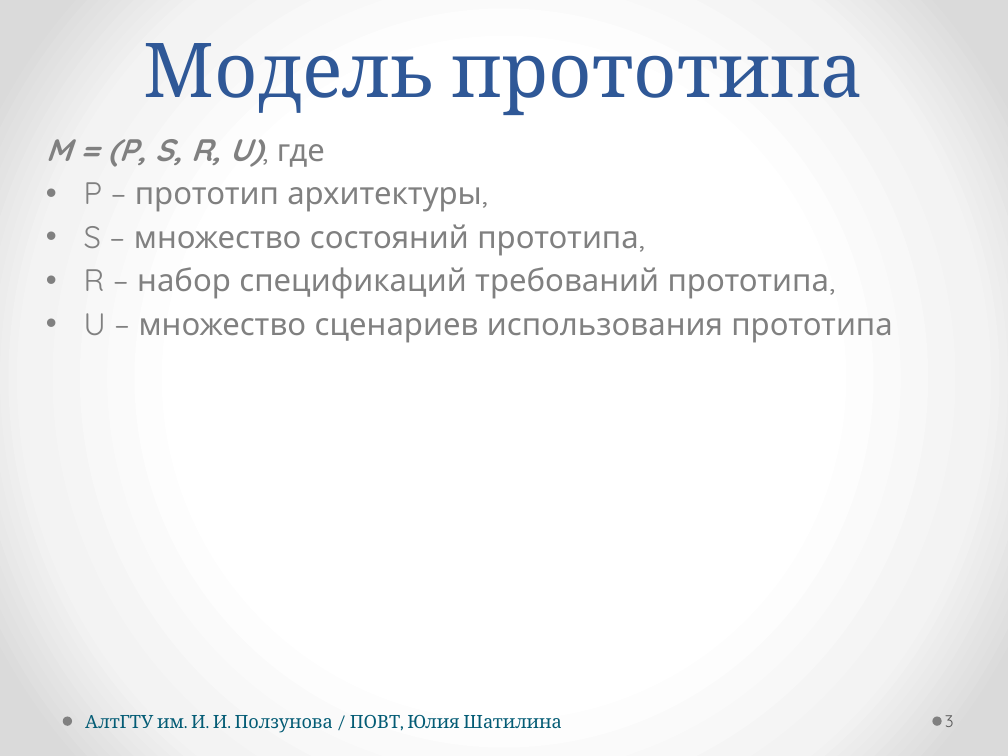
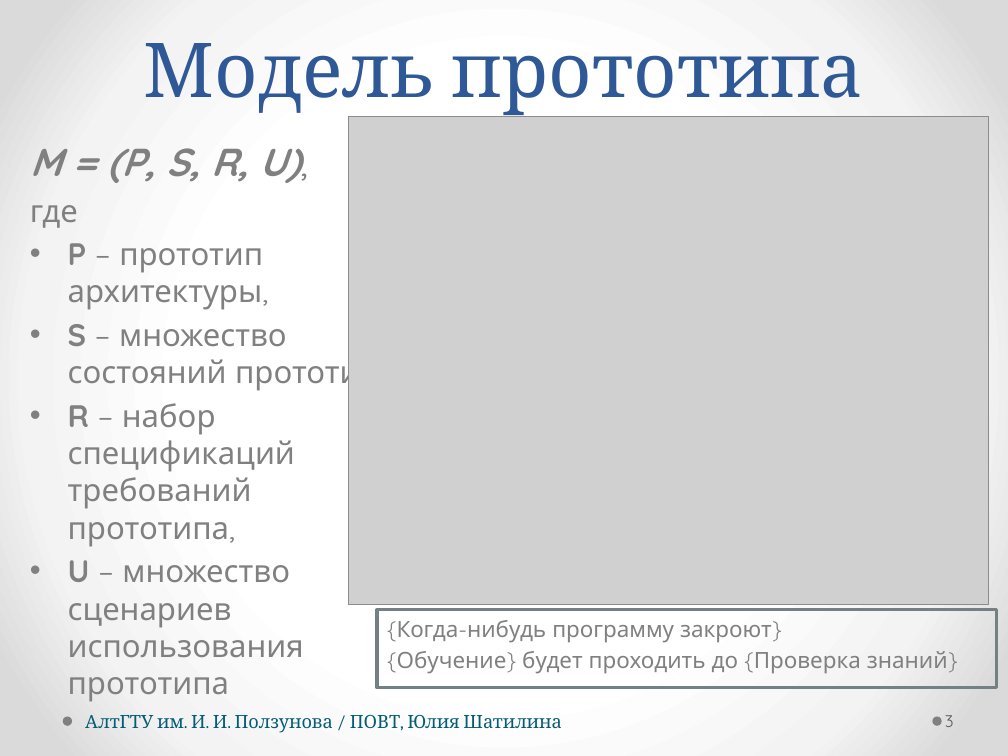
Before and after one commit to hisohito/proto-doc, a slide deck: slide 3 of shatilina.pptx. Drawn at 1008x756 pixels with LibreOffice and Linux fonts; fonts in the diff are those of the drawing; grey boxes stand for pictures. Boxes give left, top, right and bottom in pixels: in the first picture for what was removed or moved away, otherwise in the second. Text is boxed around its words. In the diff, an @@ line names an element or a change of style, - is before the commit and + after.

```diff
--- a/shatilina.pptx
+++ b/shatilina.pptx
@@ picture added at (x1=349, y1=117, x2=989, y2=605) @@
@@ text "M = (P, S, R, ..." moved from (x1=46, y1=139, x2=829, y2=335) to (x1=30, y1=148, x2=396, y2=702) @@
@@ text at (x1=30, y1=148, x2=300, y2=228): text changed; size 22.2 to 27.8 pt @@
-M = (P, S, R, U), где
+M = (P, S, R, U),
+где
@@ text at (x1=68, y1=243, x2=396, y2=702): bold on in "P", "S", "R", "U" @@
@@ rectangle added at (x1=377, y1=610, x2=996, y2=687), outline #758085 2.25 pt, 16 pt, text #808080 @@
+{Когда-нибудь программу закроют}
+{Обучение} будет проходить до {Проверка знаний}
```
Also in this commit, not shown: 4 other slides changed, 1 slide removed, 12 other files.
